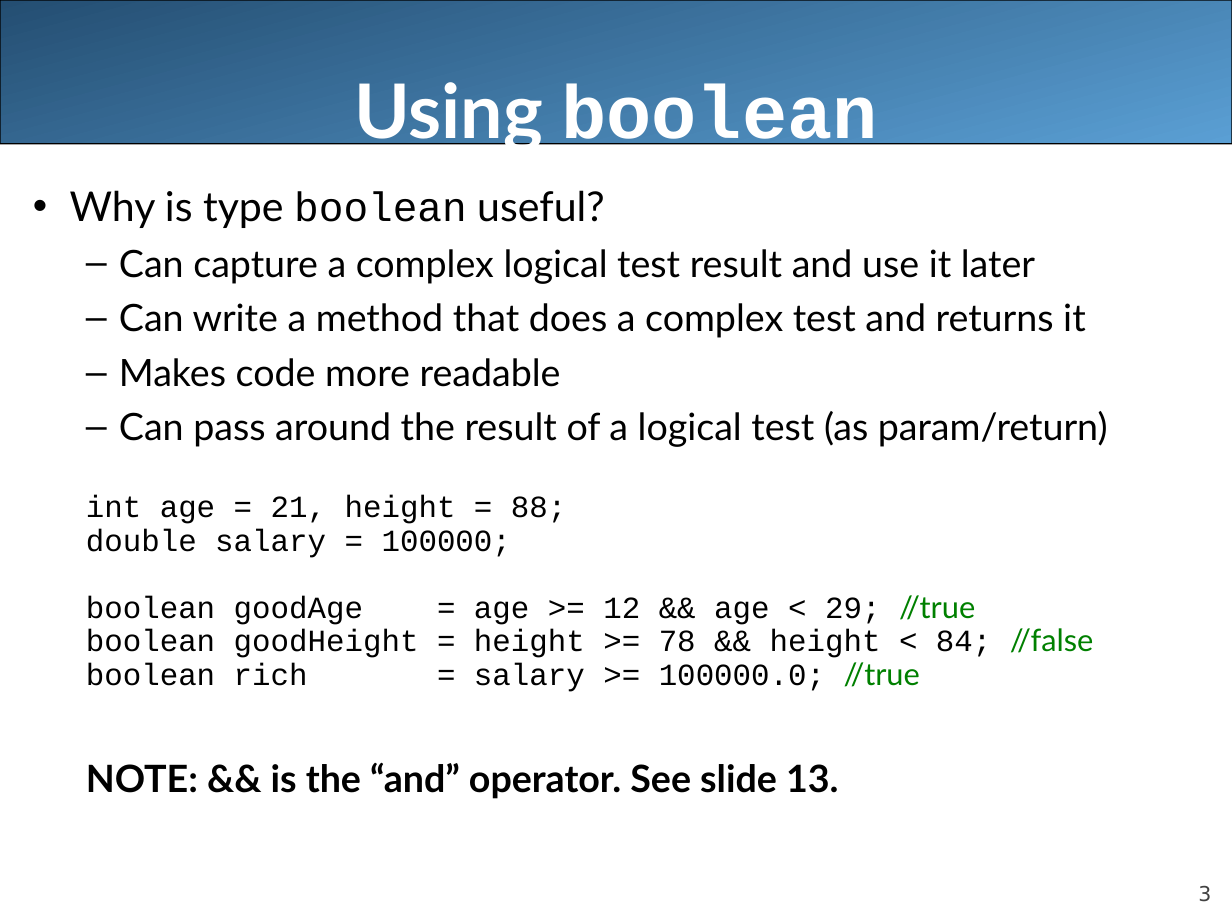
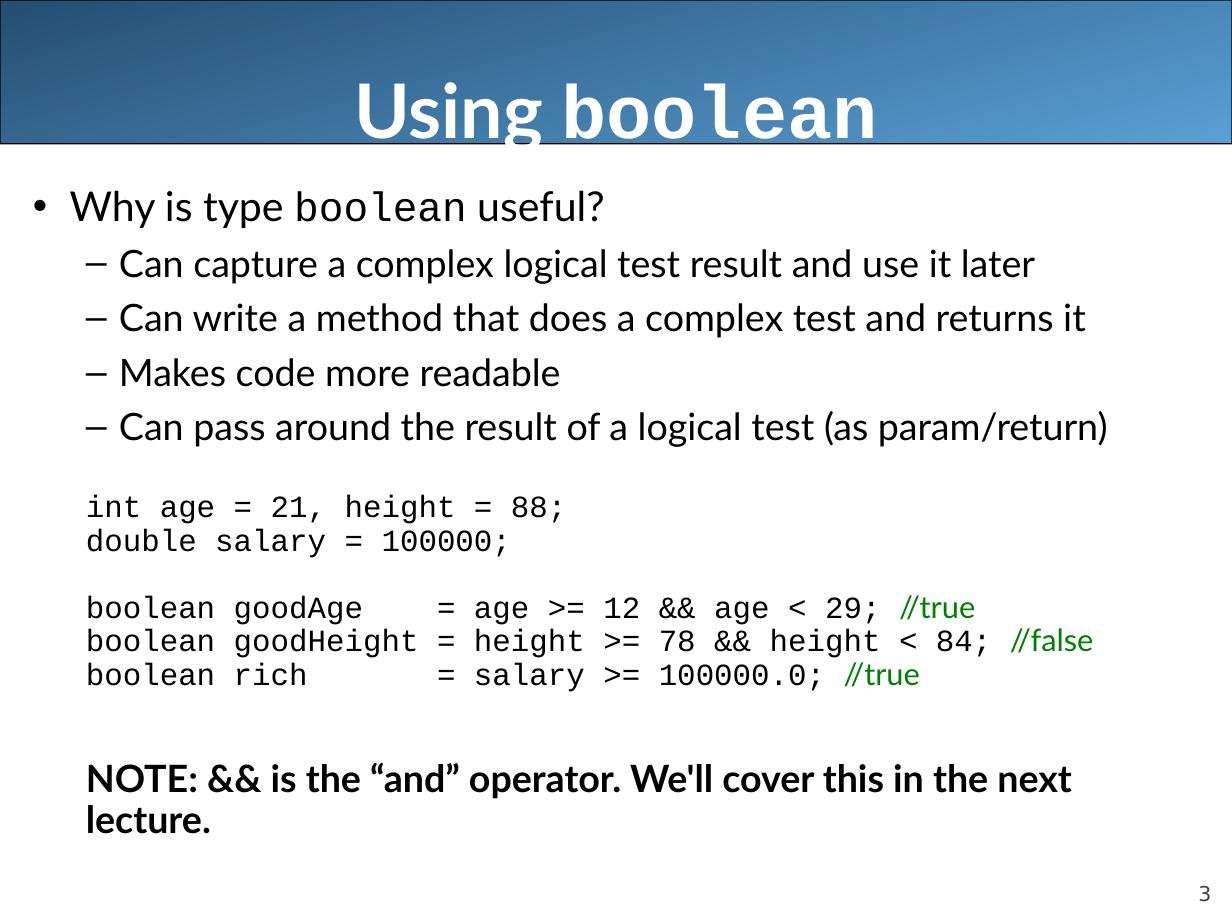
Before and after one commit to LongBaoNguyen/longbaonguyen.github.io, a slide deck: slide 3 of courses/apcsa/lecture8.ppt. Drawn at 1232x924 pixels with LibreOffice and Linux fonts; fonts in the diff are those of the drawing. Boxes give left, top, right and bottom in pixels: in the first picture for what was removed or moved away, otherwise in the second. Text is boxed around its words. In the diff, an @@ line names an element or a change of style, - is before the commit and + after.

```diff
--- a/courses/apcsa/lecture8.ppt
+++ b/courses/apcsa/lecture8.ppt
@@ text at [86,762,1072,834]: text changed @@
-  NOTE: && is the “and” operator. See slide 13.
+  NOTE: && is the “and” operator. We'll cover this in the next
+  lecture.
```
Also in this commit, not shown: 1 other slide changed, 1 other file.
